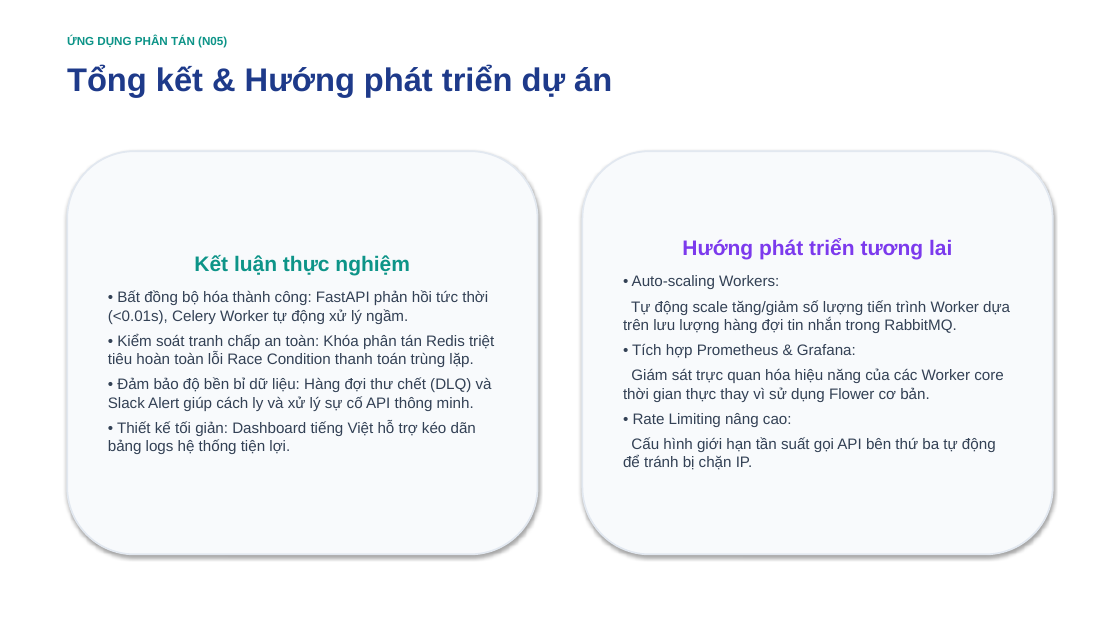
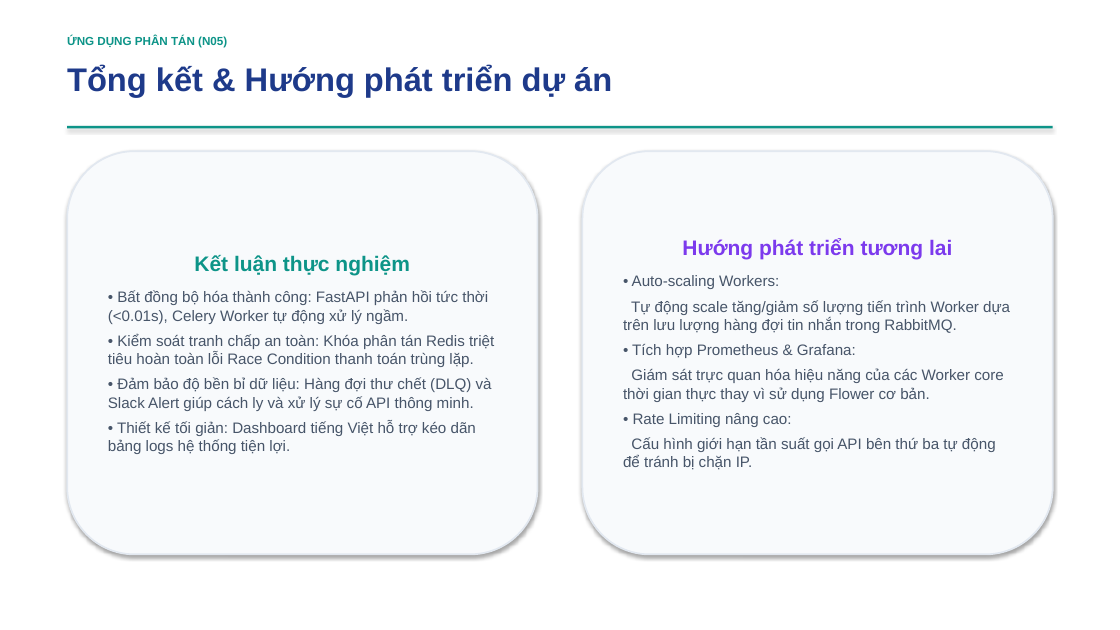
Before and after one commit to dunghvd79/celery-distributed-project, a slide deck: slide 10 of docs/project_presentation.pptx. Drawn at 1120x630 pixels with LibreOffice and Linux fonts; fonts in the diff are those of the drawing. Boxes give left, top, right and bottom in pixels: in the first picture for what was removed or moved away, otherwise in the second. Text is boxed around its words. In the diff, an @@ line names an element or a change of style, - is before the commit and + after.

Commit message:
style: cap nhat tone mau sang cho slide va loai bo mau den

```diff
--- a/docs/project_presentation.pptx
+++ b/docs/project_presentation.pptx
@@ rectangle added at bbox=[67, 126, 1053, 129], fill #0D9488 @@
@@ text in rounded rectangle at bbox=[108, 290, 494, 454]: text colour #334155 to #475569 @@
@@ text in rounded rectangle at bbox=[623, 275, 1010, 470]: text colour #334155 to #475569 @@
```
Also in this commit, not shown: 9 other slides changed, 1 other file.
